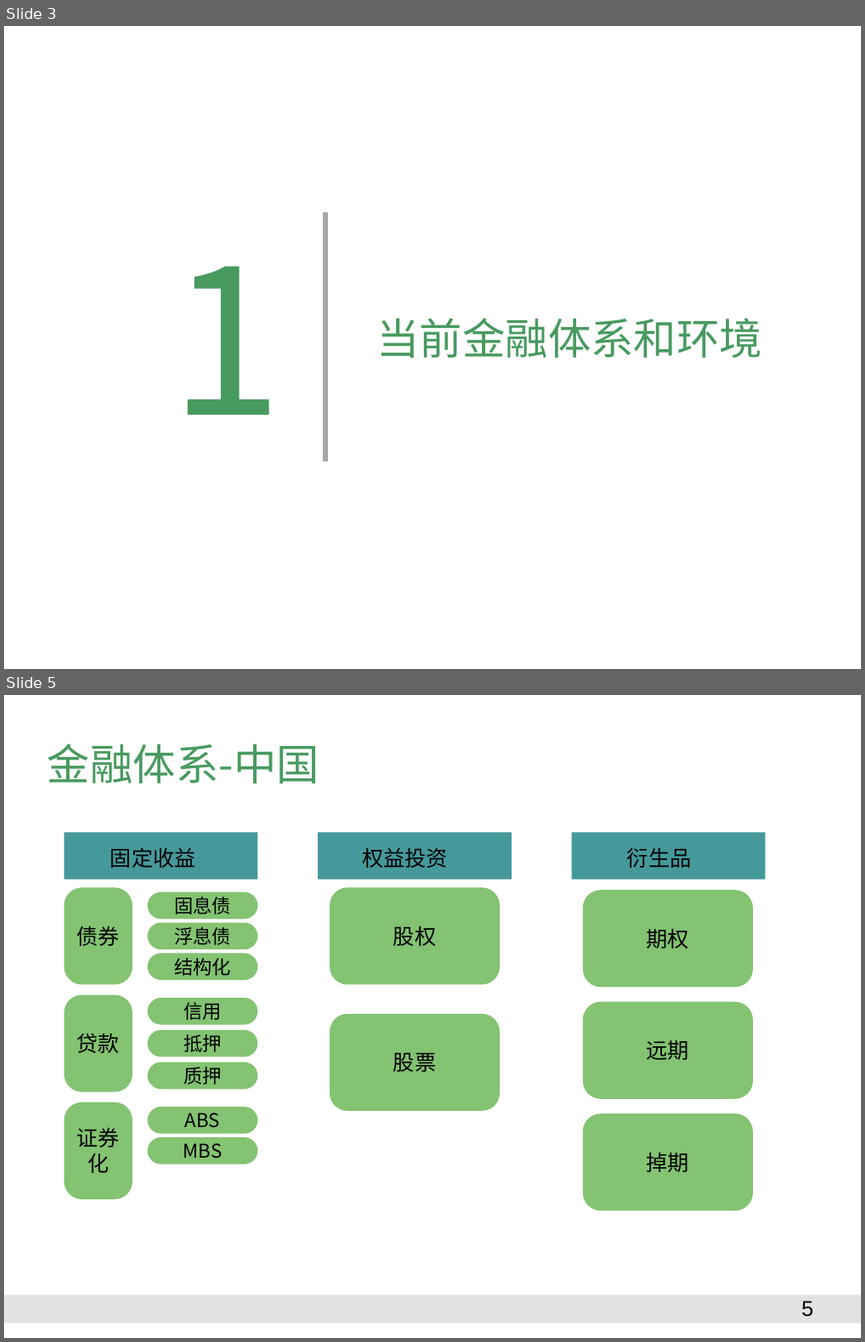
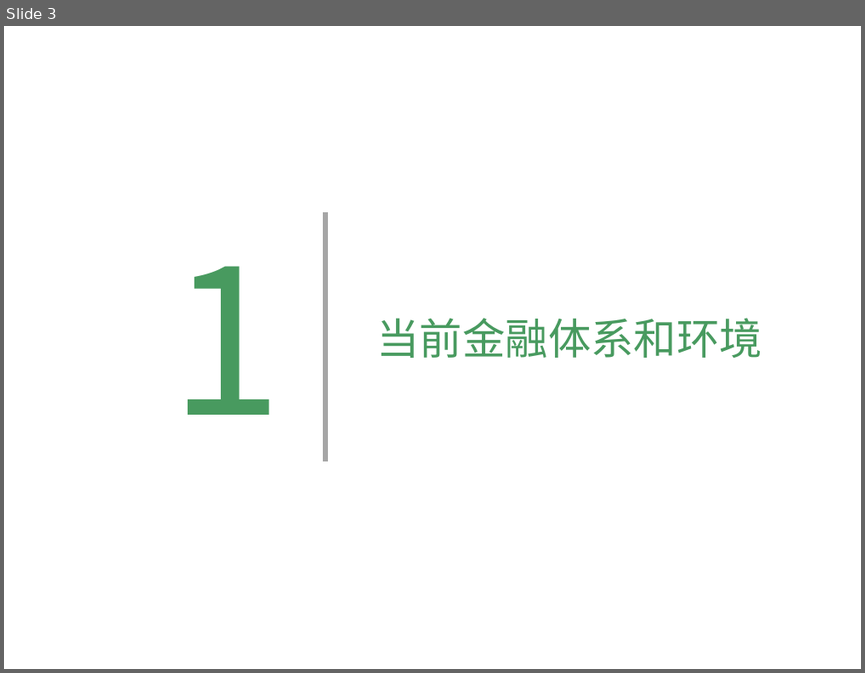
Before and after one commit to Catfeeds/DOC, a slide deck: 阿曼/proposal for Oman.pptx. Shown one above the other, each under a label of ours: slides 3 and 5 before the commit, slide 3 after it; the slides between them are not shown. The pictures are 865x1342 and 865x673 pixels, drawn with LibreOffice and Linux fonts; fonts in the diff are those of the drawing; background and template pictures are left out. Boxes give left, top, right and bottom in pixels: in the first picture for what was removed or moved away, otherwise in the second. Text is boxed around its words. In the diff, an @@ line names an element or a change of style, - is before the commit and + after.

```diff
--- a/阿曼/proposal for Oman.pptx
+++ b/阿曼/proposal for Oman.pptx
@@ slide 5 removed at box(4, 695, 861, 1338), background #FFFFFF @@
@@ title removed at box(47, 743, 319, 783) @@
-金融体系-中国
@@ rectangle removed at box(64, 832, 257, 879) @@
@@ rectangle removed at box(318, 832, 511, 879) @@
@@ rectangle removed at box(571, 832, 765, 879) @@
@@ text removed at box(110, 848, 196, 868) @@
-固定收益
@@ text removed at box(362, 848, 448, 868) @@
-权益投资
@@ text removed at box(627, 848, 692, 868) @@
-衍生品
@@ rounded rectangle removed at box(64, 888, 132, 985) @@
-债券
@@ rounded rectangle removed at box(148, 892, 258, 919) @@
-固息债
@@ rounded rectangle removed at box(330, 888, 500, 985) @@
-股权
@@ rounded rectangle removed at box(582, 890, 752, 987) @@
-期权
@@ rounded rectangle removed at box(148, 922, 258, 948) @@
-浮息债
@@ rounded rectangle removed at box(148, 953, 258, 980) @@
-结构化
@@ rounded rectangle removed at box(64, 995, 132, 1092) @@
-贷款
@@ rounded rectangle removed at box(148, 998, 258, 1024) @@
-信用
@@ rounded rectangle removed at box(330, 1014, 500, 1111) @@
-股票
@@ rounded rectangle removed at box(582, 1002, 752, 1099) @@
-远期
@@ rounded rectangle removed at box(148, 1030, 258, 1056) @@
-抵押
@@ rounded rectangle removed at box(148, 1061, 258, 1089) @@
-质押
@@ rounded rectangle removed at box(64, 1102, 132, 1199) @@
-证券化
@@ rounded rectangle removed at box(148, 1106, 258, 1133) @@
-ABS
@@ rounded rectangle removed at box(582, 1113, 752, 1210) @@
-掉期
@@ rounded rectangle removed at box(148, 1137, 258, 1163) @@
-MBS
@@ rectangle removed at box(4, 1295, 861, 1323) @@
@@ page number removed at box(801, 1300, 813, 1316) @@
-5
```
Also in this commit, not shown: 3 slides changed, 5 other files.
